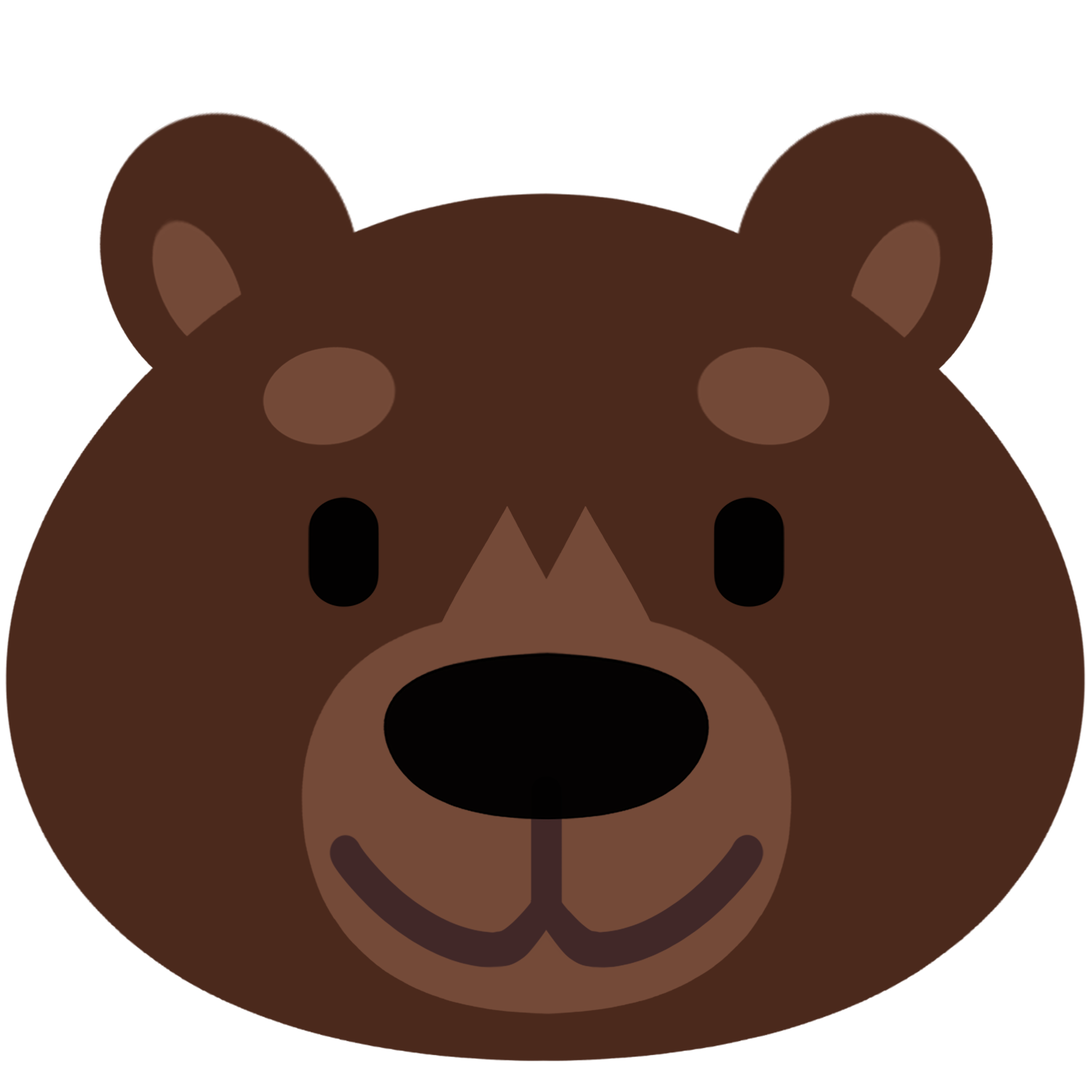
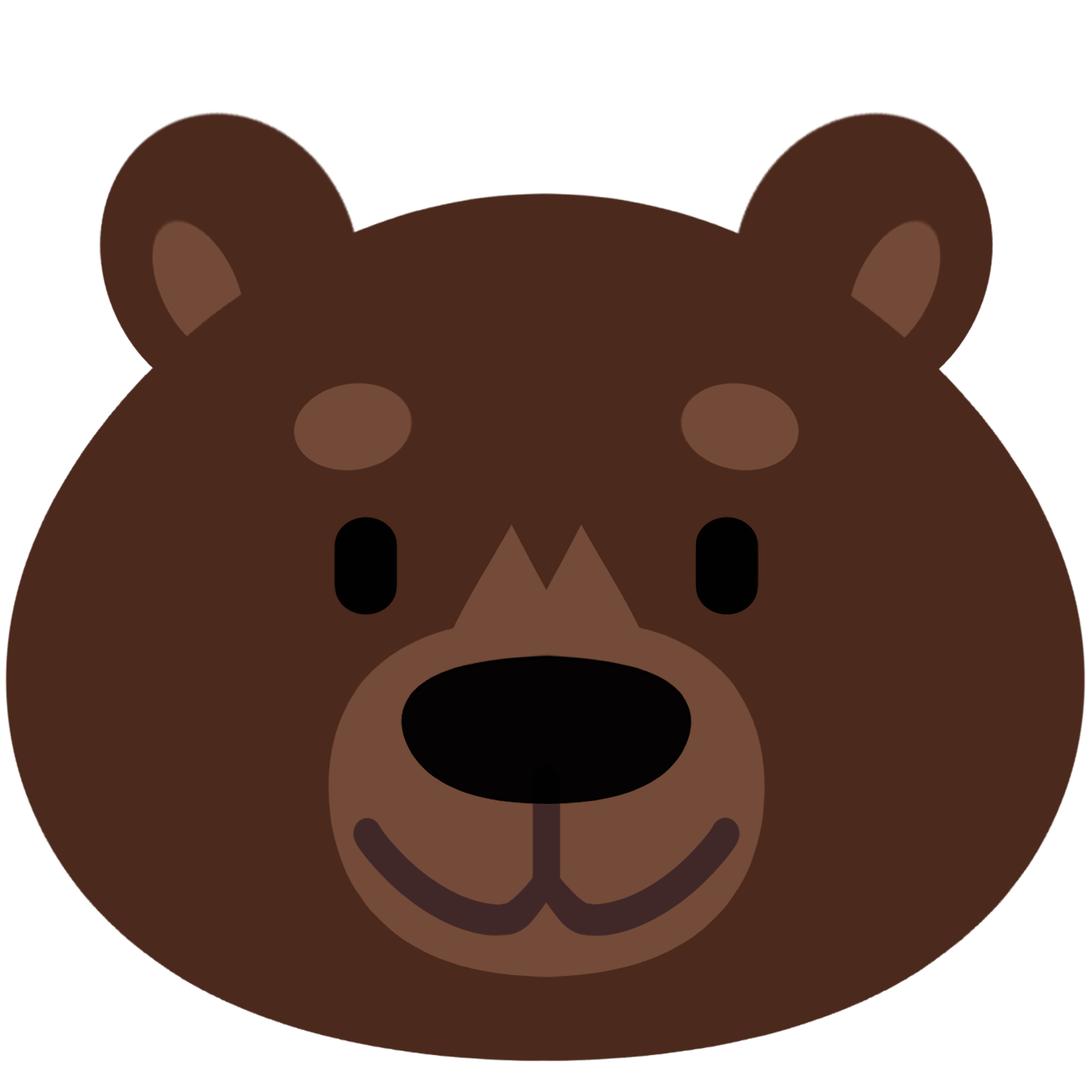
Before/after of a 1091×1091 layered artwork. What changed in the layer stack:
painted on "Layer 7" over (262, 346, 831, 472)
painted on "Layer 6" over (308, 496, 786, 616)
painted on "Layer 5 copy" over (383, 651, 710, 820)
painted on "Layer 9" over (329, 765, 765, 969)
painted on "Layer 5" over (301, 605, 792, 1015)
painted on "Layer 8" over (419, 506, 674, 690)
